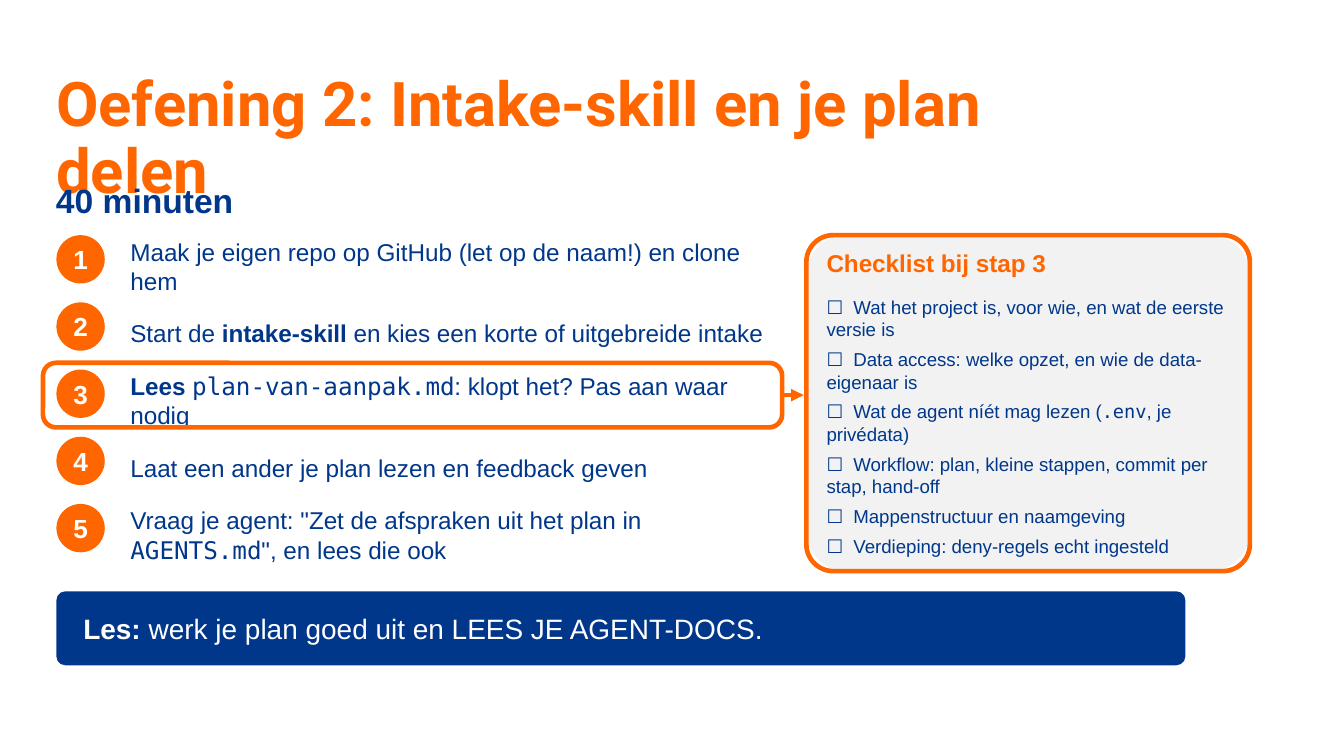
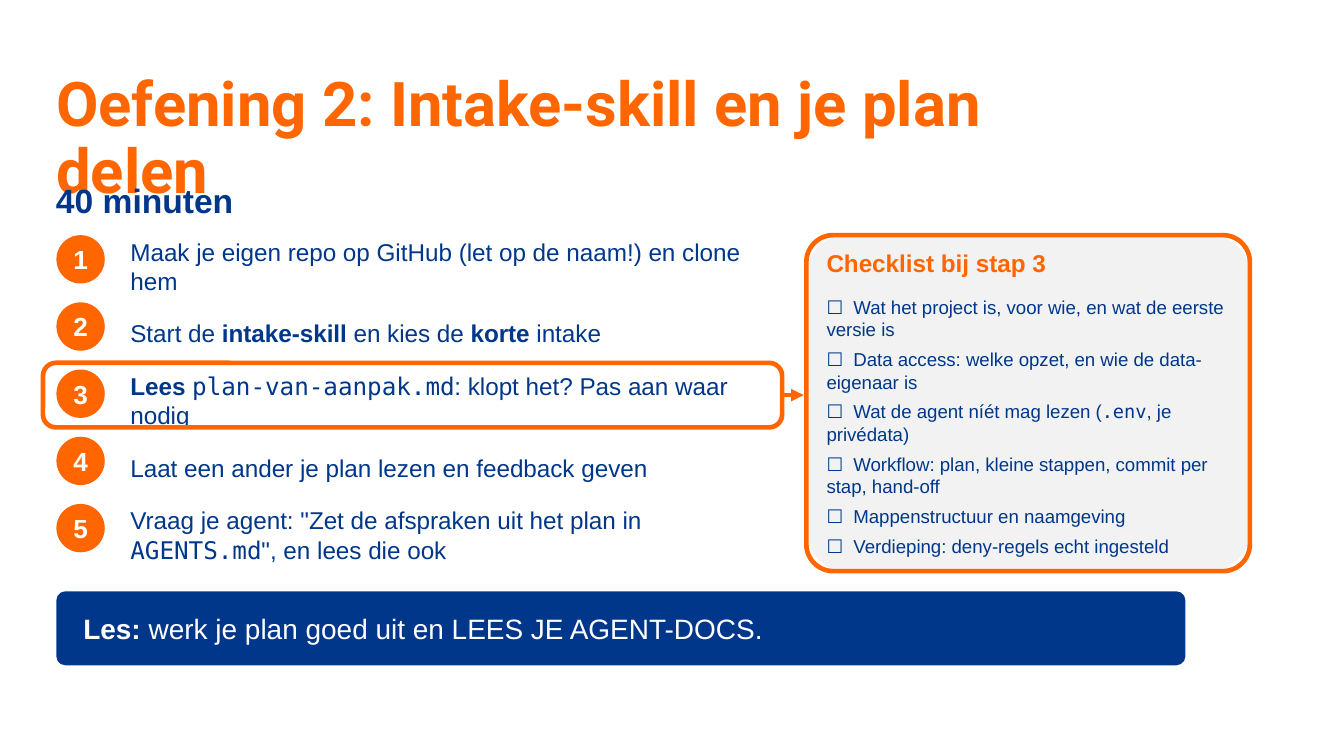
Before and after one commit to TeamNLSportScienceCentre/teamnl-agentic-engineering, a slide deck: slide 46 of docs/agentic-engineering-sessie-1.pptx (slide 43 before the commit). Drawn at 1344x756 pixels with LibreOffice and Linux fonts; fonts in the diff are those of the drawing; background and template pictures are left out. Boxes give left, top, right and bottom in pixels: in the first picture for what was removed or moved away, otherwise in the second. Text is boxed around its words. In the diff, an @@ line names an element or a change of style, - is before the commit and + after.

```diff
--- a/docs/agentic-engineering-sessie-1.pptx
+++ b/docs/agentic-engineering-sessie-1.pptx
@@ text at (130,324,601,343): text changed @@
-Start de intake-skill en kies een korte of uitgebreide intake
+Start de intake-skill en kies de korte intake
```
Also in this commit, not shown: 1 slide added.
